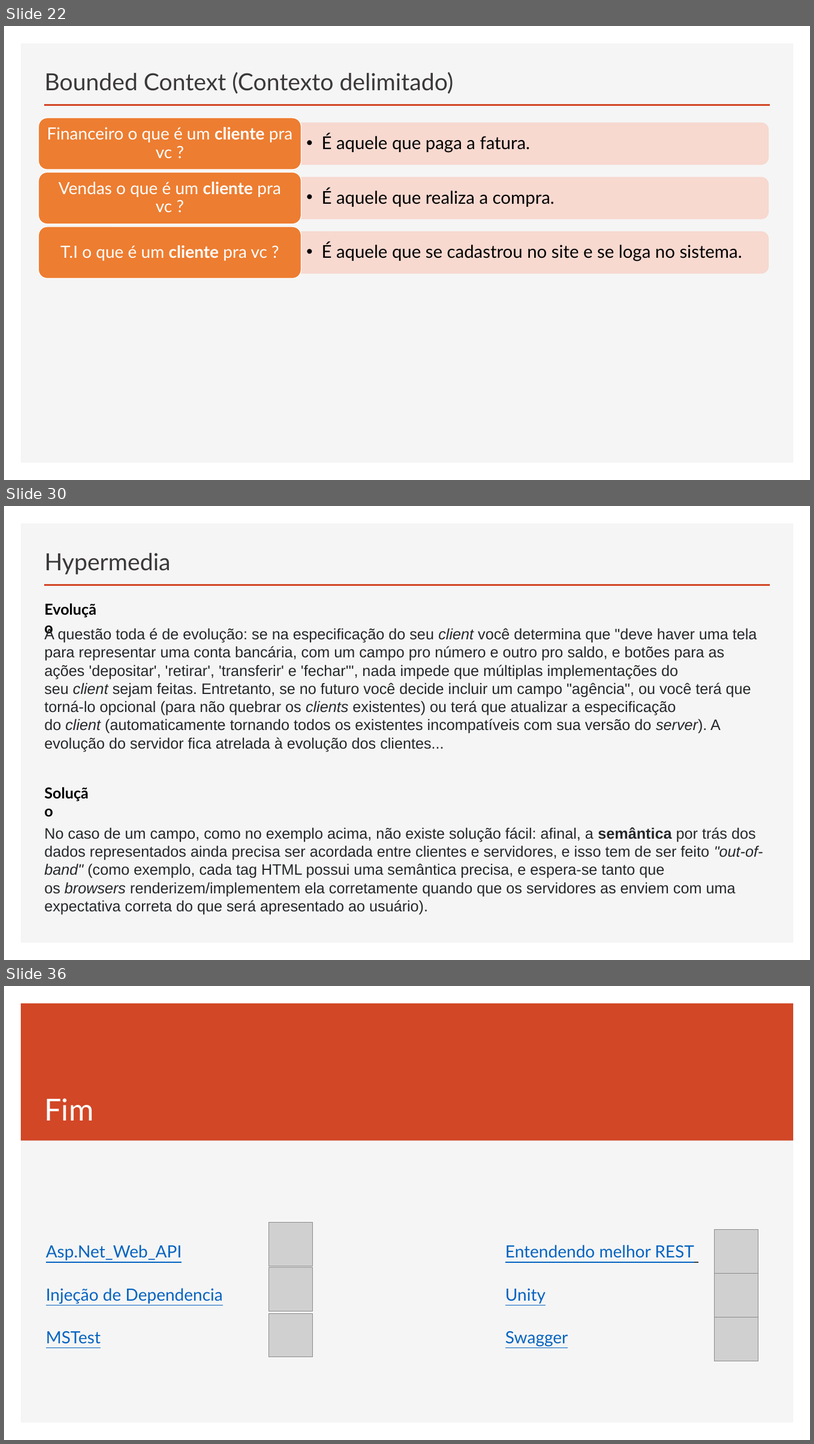
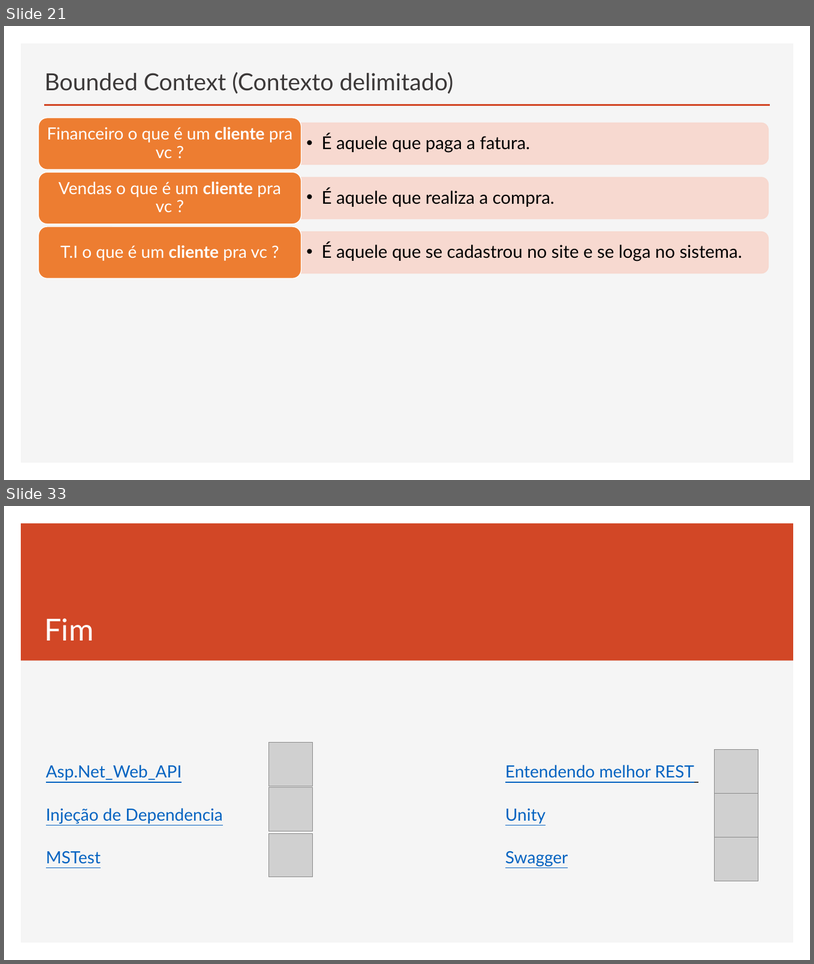
Before and after one commit to govinda777/Curso_Web_API_DOC, a slide deck: Curso Web API Parte 2.pptx. Shown one above the other, each under a label of ours: slides 22, 30 and 36 before the commit, slides 21 and 33 after it; the slides between them are not shown. The pictures are 814x1444 and 814x964 pixels, drawn with LibreOffice and Linux fonts; fonts in the diff are those of the drawing; grey boxes stand for pictures. Boxes give left, top, right and bottom in pixels: in the first picture for what was removed or moved away, otherwise in the second. Text is boxed around its words. In the diff, an @@ line names an element or a change of style, - is before the commit and + after.

```diff
--- a/Curso Web API Parte 2.pptx
+++ b/Curso Web API Parte 2.pptx
@@ slide 30 removed at <box>4,506,810,960</box>, background #FFFFFF; not listed: 2 template elements that a slide beside it also shows @@
@@ title removed at <box>45,553,171,574</box> @@
-Hypermedia
@@ text removed at <box>44,627,758,751</box> @@
-A questão toda é de evolução: se na especificação do seu client você determina que "deve haver uma tela para representar uma conta bancária, com um campo pro número e outro pro saldo, e botões para as ações 'depositar', 'retirar', 'transferir' e 'fechar'", nada impede que múltiplas implementações do seu client sejam feitas. Entretanto, se no futuro você decide incluir um campo "agência", ou você terá que torná-lo opcional (para não quebrar os clients existentes) ou terá que atualizar a especificação do client (automaticamente tornando todos os existentes incompatíveis com sua versão do server). A evolução do servidor fica atrelada à evolução dos clientes...
@@ text removed at <box>44,737,105,751</box> @@
-Evolução
@@ text removed at <box>38,780,101,804</box> @@
-Solução
@@ text removed at <box>44,827,764,915</box> @@
-No caso de um campo, como no exemplo acima, não existe solução fácil: afinal, a semântica por trás dos dados representados ainda precisa ser acordada entre clientes e servidores, e isso tem de ser feito "out-of-band" (como exemplo, cada tag HTML possui uma semântica precisa, e espera-se tanto que os browsers renderizem/implementem ela corretamente quando que os servidores as enviem com uma expectativa correta do que será apresentado ao usuário).
@@ what was slide 22 is now slide 21 @@
@@ what was slide 36 is now slide 33 @@
```
Also in this commit, not shown: 1 slide changed, 11 slides added, 13 other slides removed.
